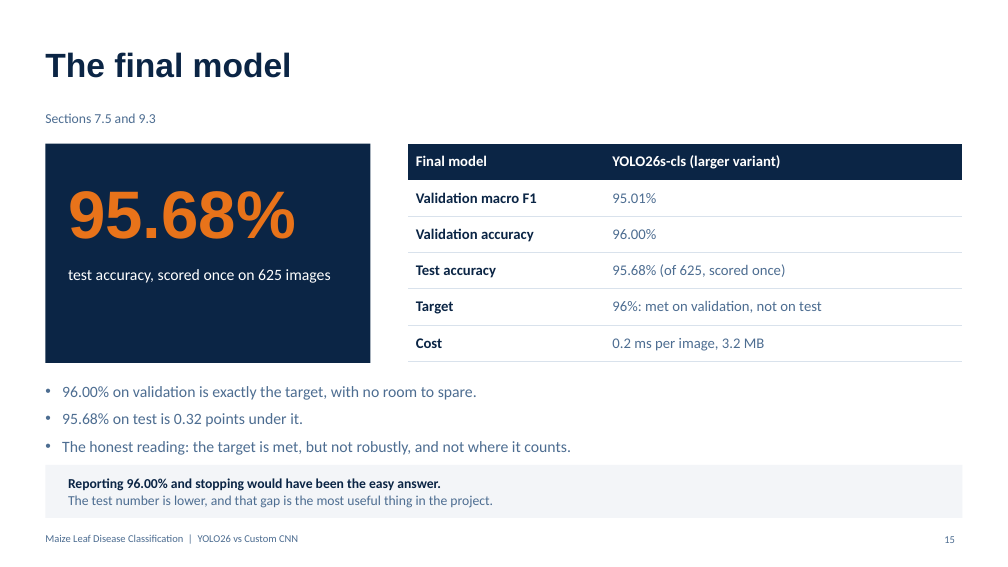
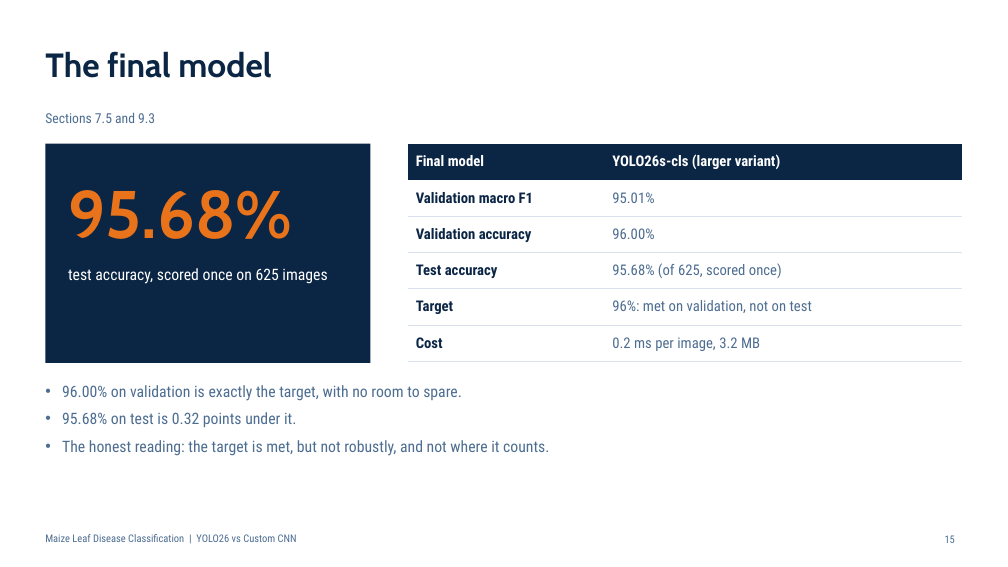
Before and after one commit to WillardDev/Maize-Disease-Detection, a slide deck: slide 15 of maize_disease.pptx. Drawn at 1008x567 pixels with LibreOffice and Linux fonts; fonts in the diff are those of the drawing. Boxes give left, top, right and bottom in pixels: in the first picture for what was removed or moved away, otherwise in the second. Text is boxed around its words. In the diff, an @@ line names an element or a change of style, - is before the commit and + after.

```diff
--- a/maize_disease.pptx
+++ b/maize_disease.pptx
@@ title "The final model" at <box>45,51,271,78</box>: font Arial to Cabin @@
@@ table at <box>408,144,963,355</box> @@
@@ font Calibri to Roboto Condensed @@
@@ text "95.68%" at <box>68,190,292,239</box>: font Arial to Cabin @@
@@ rectangle removed at <box>45,465,963,518</box> @@
@@ text removed at <box>68,478,493,508</box> @@
-Reporting 96.00% and stopping would have been the easy answer.
-The test number is lower, and that gap is the most useful thing in the project.
@@ font Calibri to Roboto Condensed in 5 elements at <box>45,112,155,123</box>, <box>68,268,327,284</box>, <box>62,385,549,456</box>, <box>945,535,955,543</box>, <box>45,534,297,542</box> @@
```
Also in this commit, not shown: 17 other slides changed, 1 slide added, 1 slide removed.
